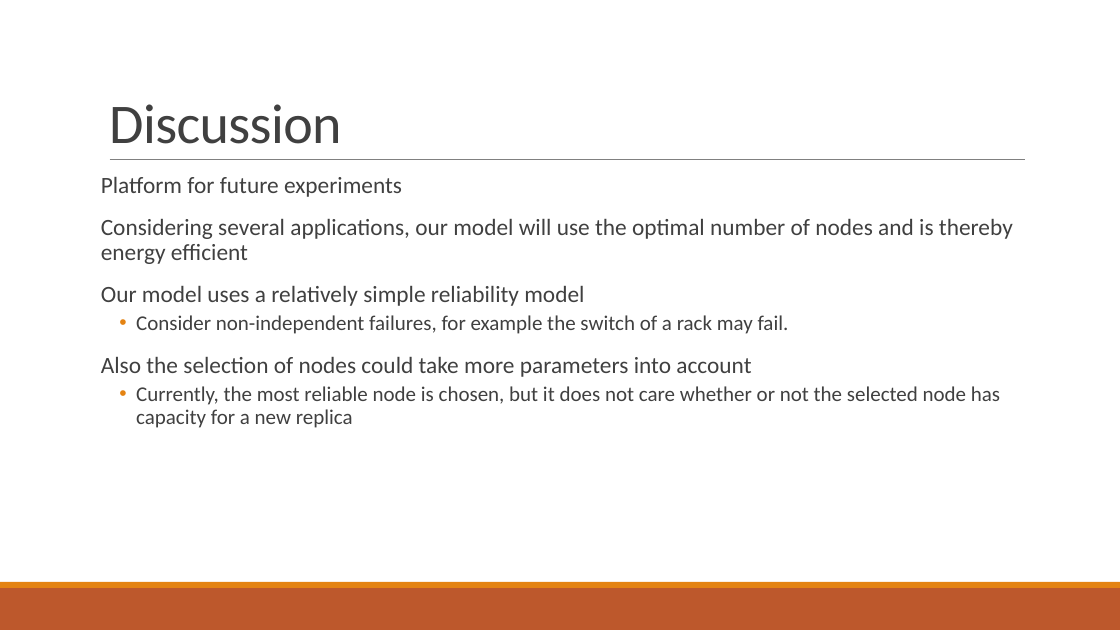
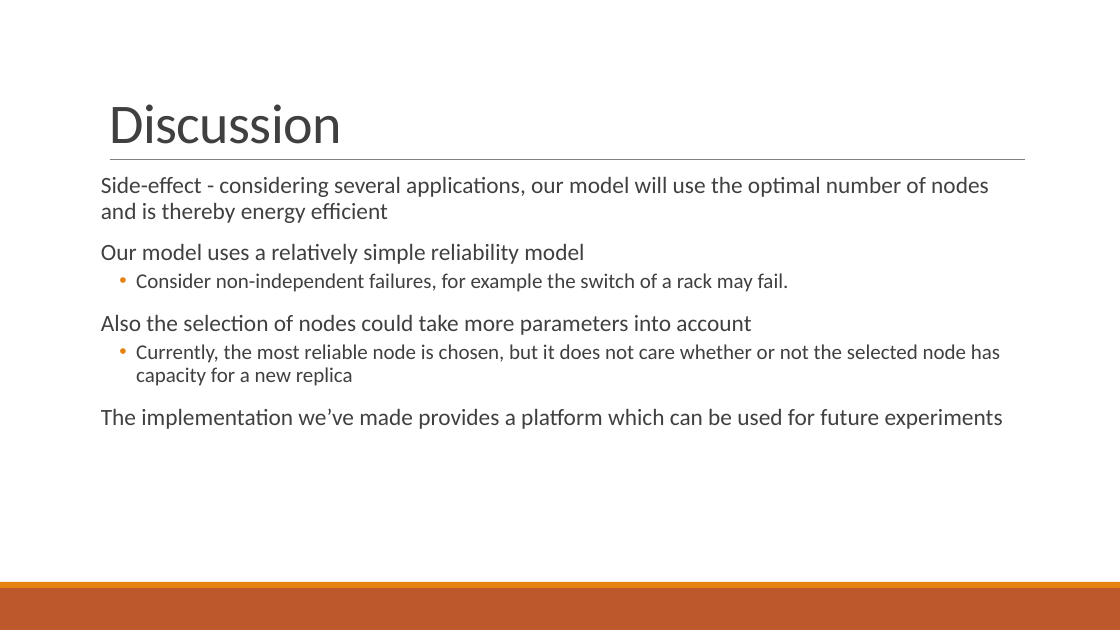
Before and after one commit to PStahl/master_thesis, a slide deck: slide 34 of presentation/presentation2.pptx. Drawn at 1120x630 pixels with LibreOffice and Linux fonts; fonts in the diff are those of the drawing. Boxes give left, top, right and bottom in pixels: in the first picture for what was removed or moved away, otherwise in the second. Text is boxed around its words. In the diff, an @@ line names an element or a change of style, - is before the commit and + after.

Commit message:
update discussion

```diff
--- a/presentation/presentation2.pptx
+++ b/presentation/presentation2.pptx
@@ text at box(101, 177, 989, 223): text changed @@
-Platform for future experiments
-Considering several applications, our model will use the optimal number of nodes and is thereby energy efficient
+Side-effect - considering several applications, our model will use the optimal number of nodes and is thereby energy efficient
@@ text at box(101, 408, 1003, 429): paragraph added @@
+The implementation we’ve made provides a platform which can be used for future experiments
```
